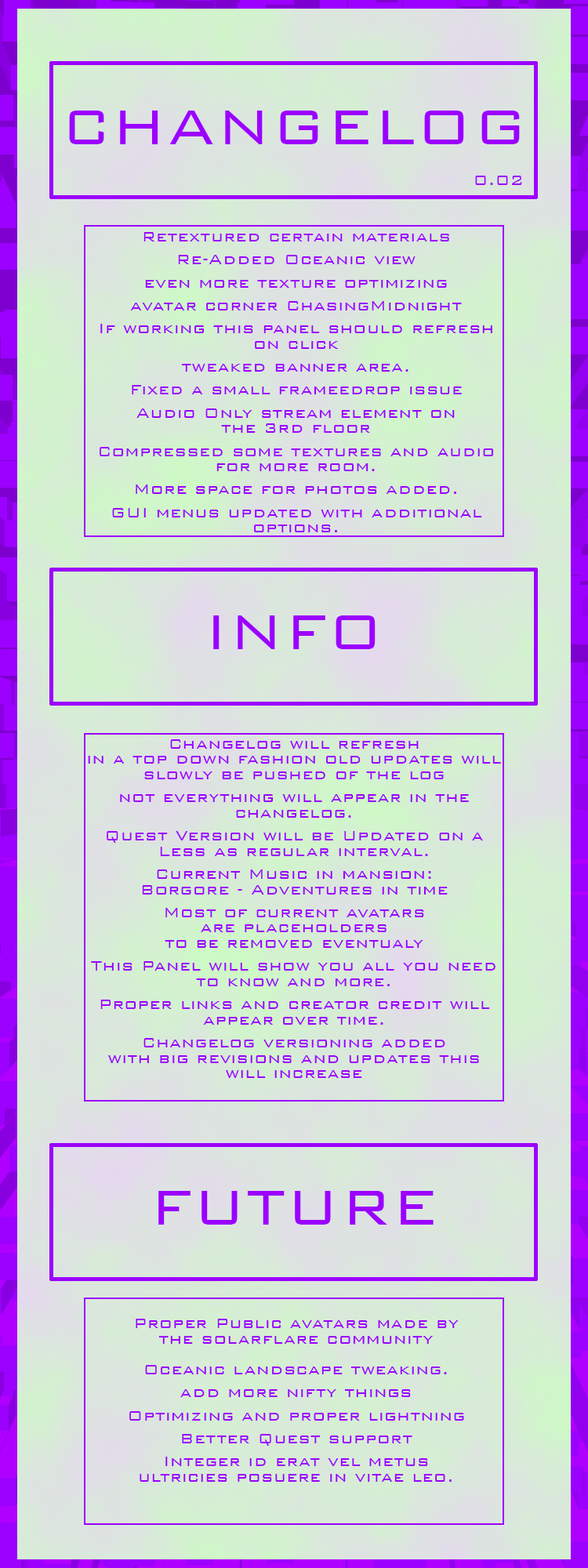
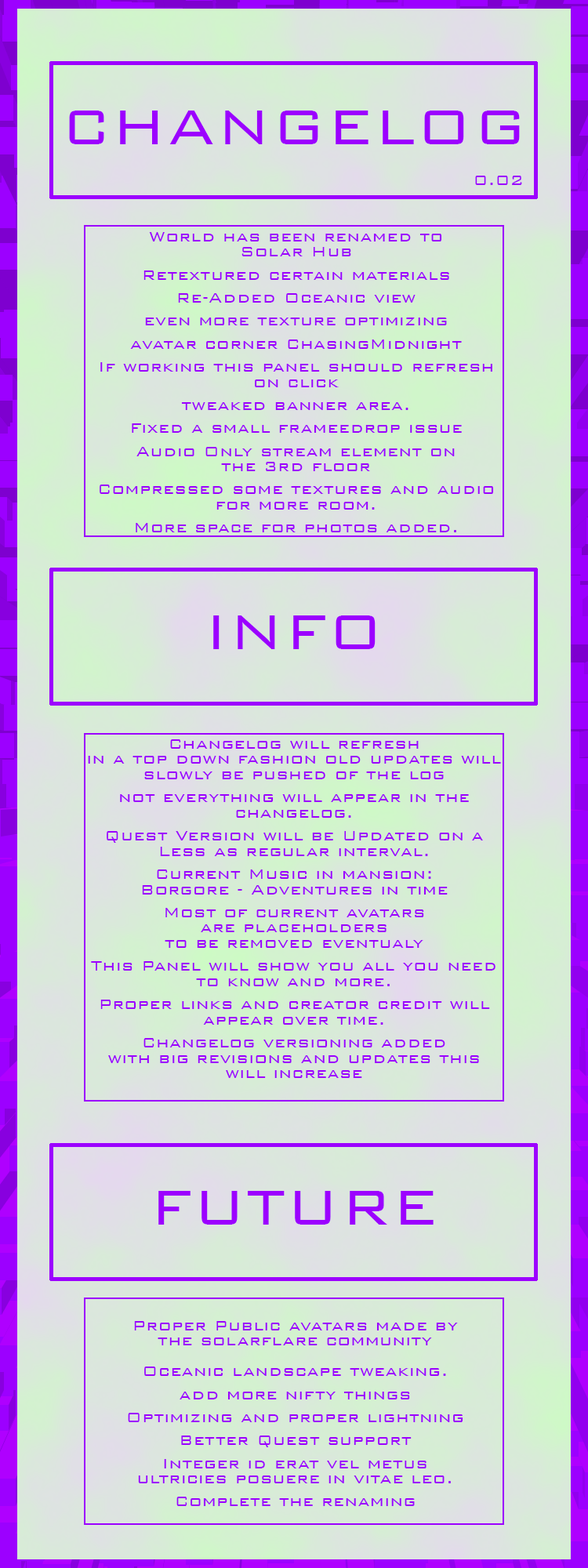
Layers edited between the first and the second 588x1568 image:
renamed "Retextured certain materials Re-Added Oceanic view even mo" to "World has been renamed to Solar Hub Retextured certain mat", painted on it over box(99, 232, 494, 533)
painted on "Proper Public avatars made by the solarflare community O" over box(127, 1318, 465, 1507)
